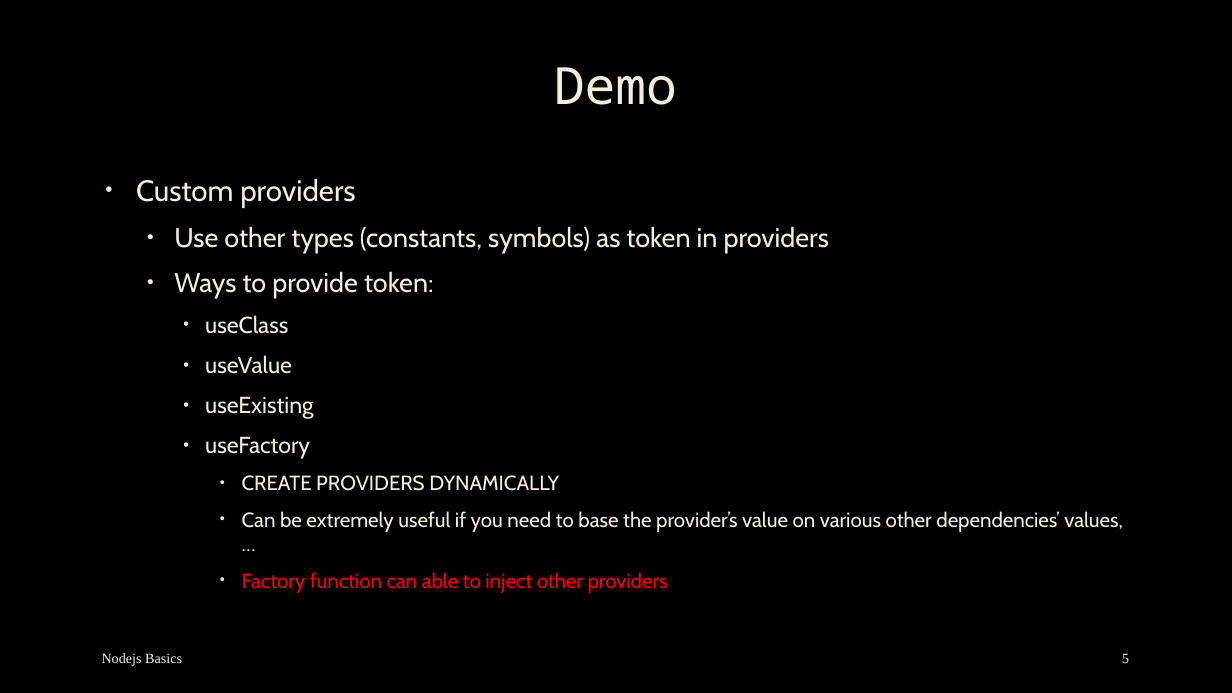
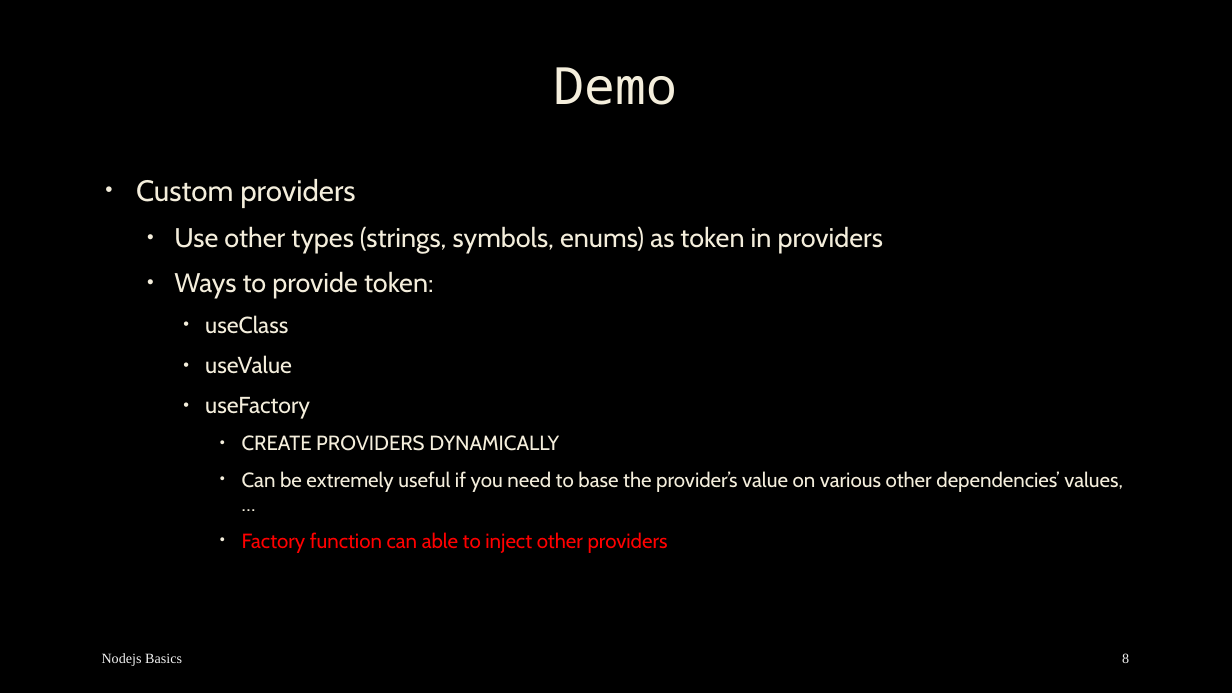
Before and after one commit to mostafa8026/nestjs-course, a slide deck: slide 8 of nestjs/nestjs-04.pptx (slide 5 before the commit). Drawn at 1232x693 pixels with LibreOffice and Linux fonts; fonts in the diff are those of the drawing; background and template pictures are left out. Boxes give left, top, right and bottom in pixels: in the first picture for what was removed or moved away, otherwise in the second. Text is boxed around its words. In the diff, an @@ line names an element or a change of style, - is before the commit and + after.

```diff
--- a/nestjs/nestjs-04.pptx
+++ b/nestjs/nestjs-04.pptx
@@ text at (174,226,883,253): text changed @@
-  • Use other types (constants, symbols) as token in providers
+  • Use other types (strings, symbols, enums) as token in providers
@@ text at (205,397,313,419): paragraph removed @@
-    • useExisting
@@ page number at (1122,653,1129,663): text changed @@
-5
+8
```
Also in this commit, not shown: 4 other slides changed, 6 slides added, 49 other files.
